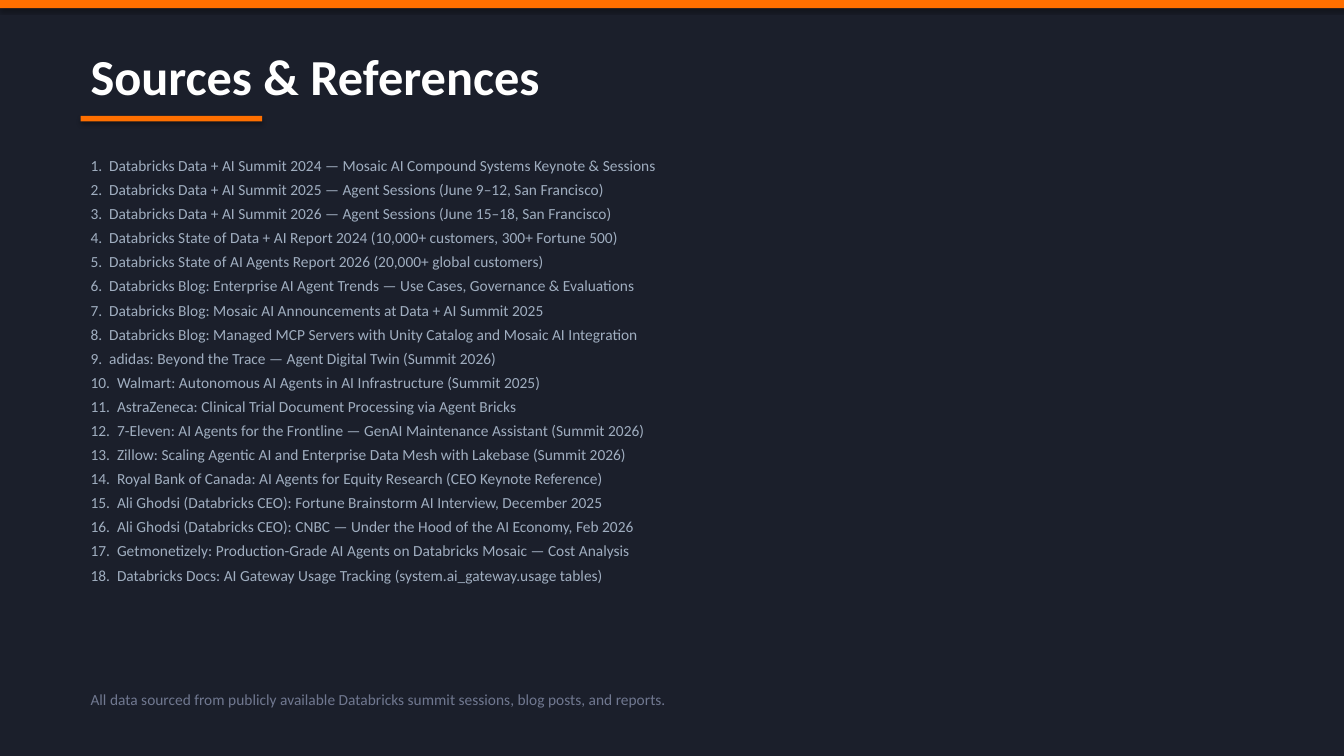
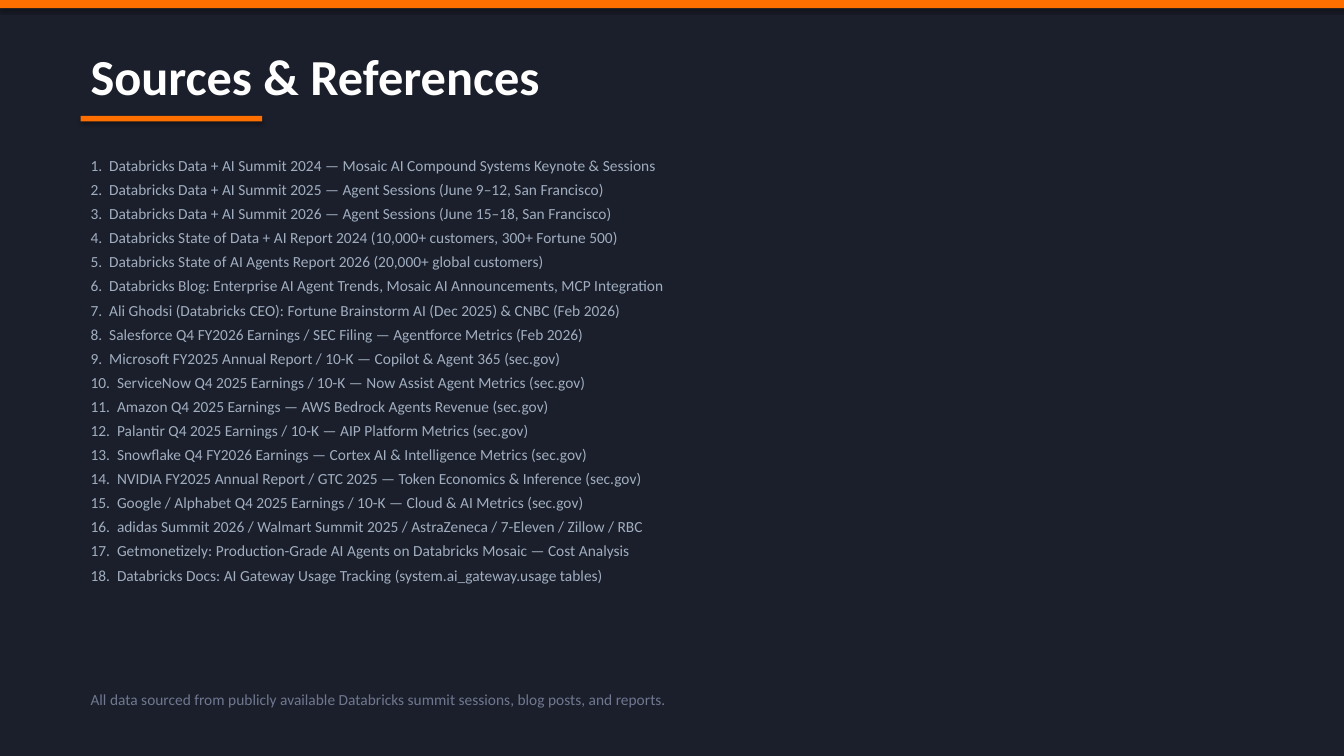
Before and after one commit to ms4674/Equity-research, a slide deck: slide 19 of agentic_ai_databricks_presentation.pptx (slide 15 before the commit). Drawn at 1344x756 pixels with LibreOffice and Linux fonts; fonts in the diff are those of the drawing. Boxes give left, top, right and bottom in pixels: in the first picture for what was removed or moved away, otherwise in the second. Text is boxed around its words. In the diff, an @@ line names an element or a change of style, - is before the commit and + after.

```diff
--- a/agentic_ai_databricks_presentation.pptx
+++ b/agentic_ai_databricks_presentation.pptx
@@ text at [91,280,663,532]: text changed @@
-6. Databricks Blog: Enterprise AI Agent Trends — Use Cases, Governance & Evaluations
-7. Databricks Blog: Mosaic AI Announcements at Data + AI Summit 2025
-8. Databricks Blog: Managed MCP Servers with Unity Catalog and Mosaic AI Integration
-9. adidas: Beyond the Trace — Agent Digital Twin (Summit 2026)
-10. Walmart: Autonomous AI Agents in AI Infrastructure (Summit 2025)
-11. AstraZeneca: Clinical Trial Document Processing via Agent Bricks
-12. 7-Eleven: AI Agents for the Frontline — GenAI Maintenance Assistant (Summit 2026)
-13. Zillow: Scaling Agentic AI and Enterprise Data Mesh with Lakebase (Summit 2026)
-14. Royal Bank of Canada: AI Agents for Equity Research (CEO Keynote Reference)
-15. Ali Ghodsi (Databricks CEO): Fortune Brainstorm AI Interview, December 2025
-16. Ali Ghodsi (Databricks CEO): CNBC — Under the Hood of the AI Economy, Feb 2026
+6. Databricks Blog: Enterprise AI Agent Trends, Mosaic AI Announcements, MCP Integration
+7. Ali Ghodsi (Databricks CEO): Fortune Brainstorm AI (Dec 2025) & CNBC (Feb 2026)
+8. Salesforce Q4 FY2026 Earnings / SEC Filing — Agentforce Metrics (Feb 2026)
+9. Microsoft FY2025 Annual Report / 10-K — Copilot & Agent 365 (sec.gov)
+10. ServiceNow Q4 2025 Earnings / 10-K — Now Assist Agent Metrics (sec.gov)
+11. Amazon Q4 2025 Earnings — AWS Bedrock Agents Revenue (sec.gov)
+12. Palantir Q4 2025 Earnings / 10-K — AIP Platform Metrics (sec.gov)
+13. Snowflake Q4 FY2026 Earnings — Cortex AI & Intelligence Metrics (sec.gov)
+14. NVIDIA FY2025 Annual Report / GTC 2025 — Token Economics & Inference (sec.gov)
+15. Google / Alphabet Q4 2025 Earnings / 10-K — Cloud & AI Metrics (sec.gov)
+16. adidas Summit 2026 / Walmart Summit 2025 / AstraZeneca / 7-Eleven / Zillow / RBC
```
Also in this commit, not shown: 1 other slide changed, 4 slides added, 1 other file.
